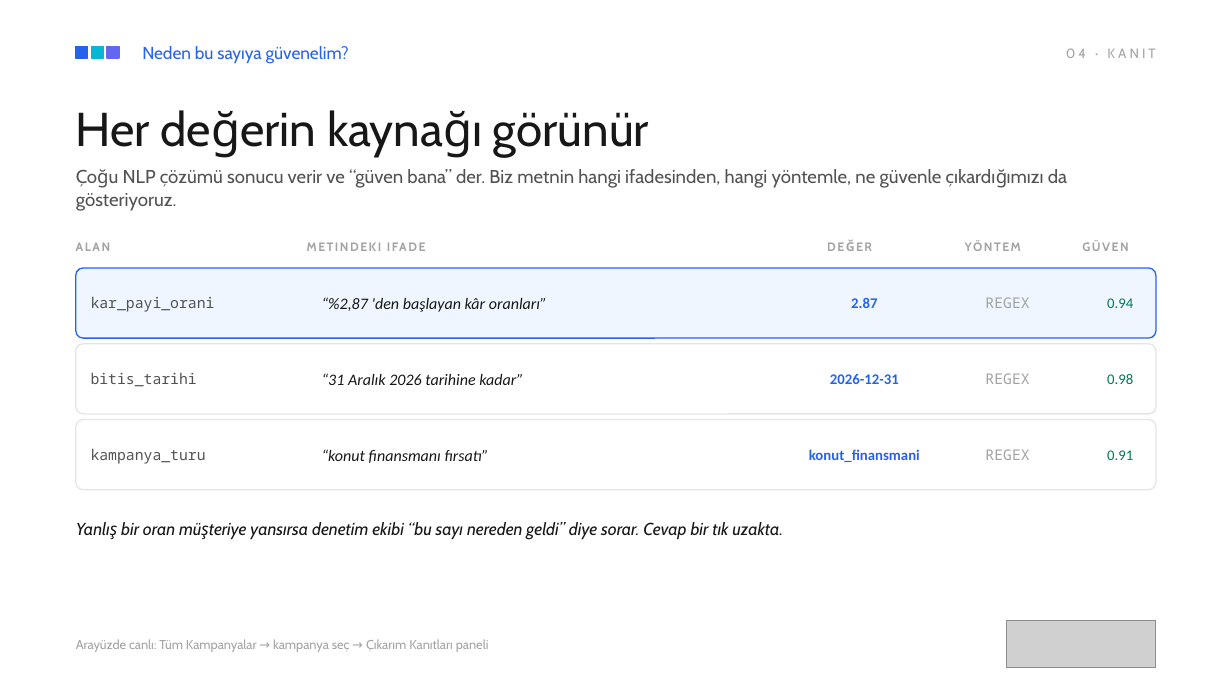
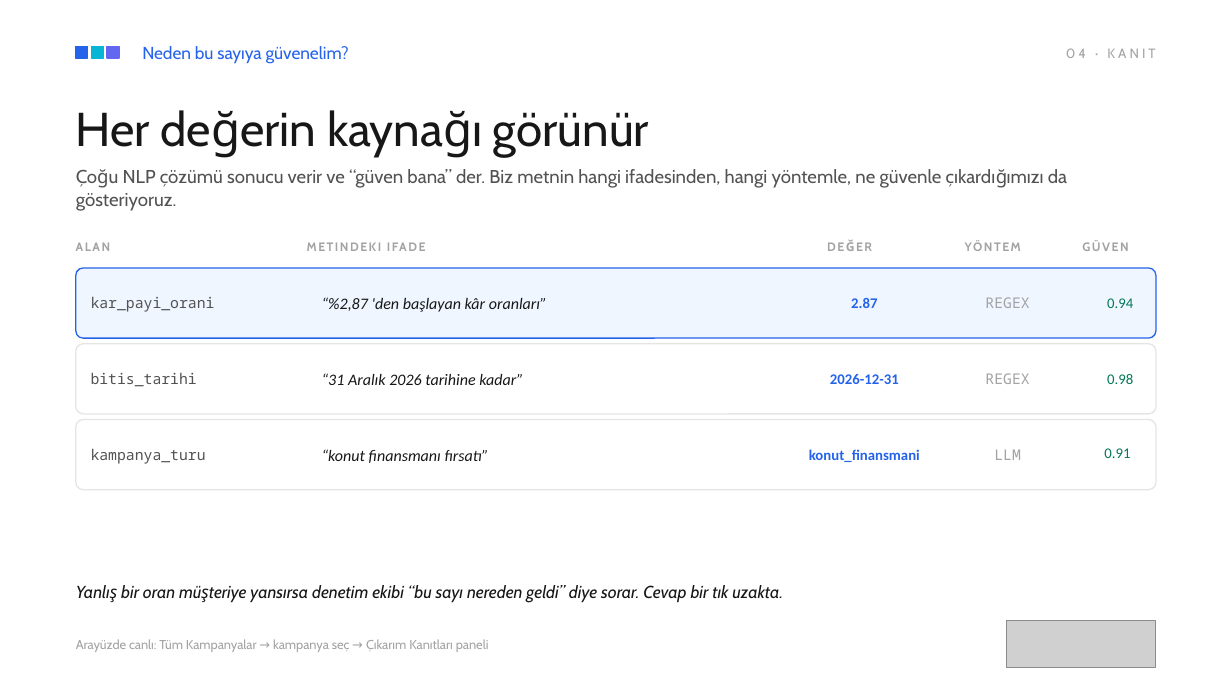
Before and after one commit to SmartData58/Teknofest2026_FinAgent, a slide deck: slide 12 of SmartData-BiQuery-Sunum.pptx (slide 9 before the commit). Drawn at 1232x693 pixels with LibreOffice and Linux fonts; fonts in the diff are those of the drawing; grey boxes stand for pictures; background and template pictures are left out. Boxes give left, top, right and bottom in pixels: in the first picture for what was removed or moved away, otherwise in the second. Text is boxed around its words. In the diff, an @@ line names an element or a change of style, - is before the commit and + after.

```diff
--- a/SmartData-BiQuery-Sunum.pptx
+++ b/SmartData-BiQuery-Sunum.pptx
@@ text at (994, 449, 1021, 460): text changed @@
-REGEX
+LLM
@@ text "Yanlış bir oran müşteriye yansırsa ...": place and size @@
-text "Yanlış bir oran müşteriye yansırsa ..." at (121, 522, 783, 540)
+text "Yanlış bir oran müşteriye yansırsa ..." at (121, 585, 783, 603)
```
Also in this commit, not shown: 2 other slides changed, 3 slides added, 1 slide removed.
